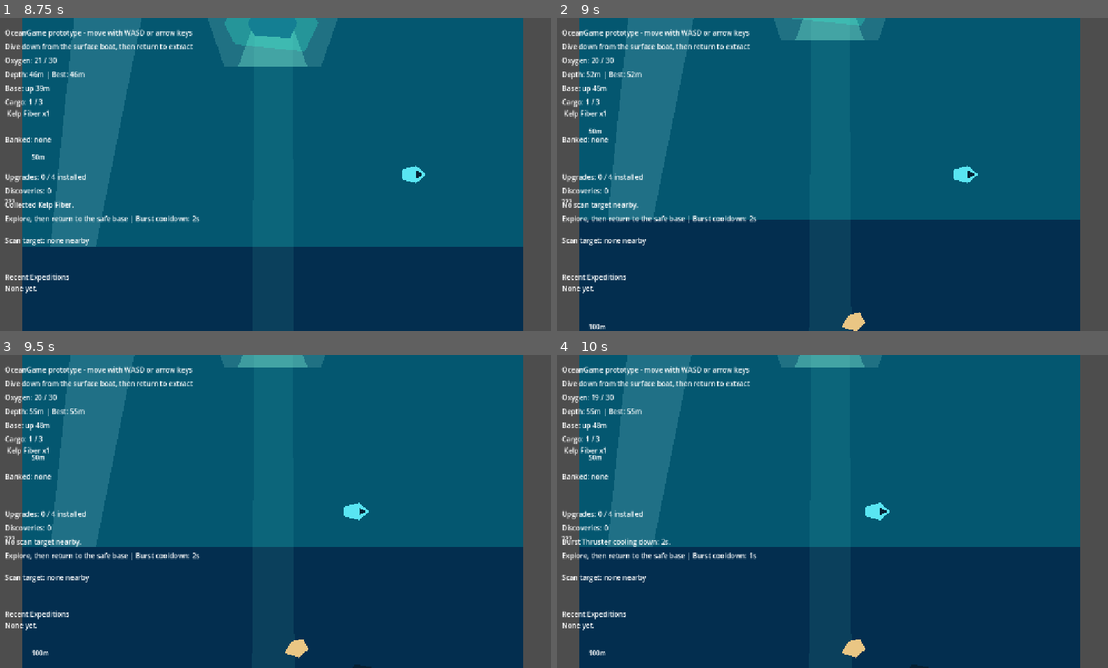
Above: before the commit, frames 1-4 (two rows, left to right).
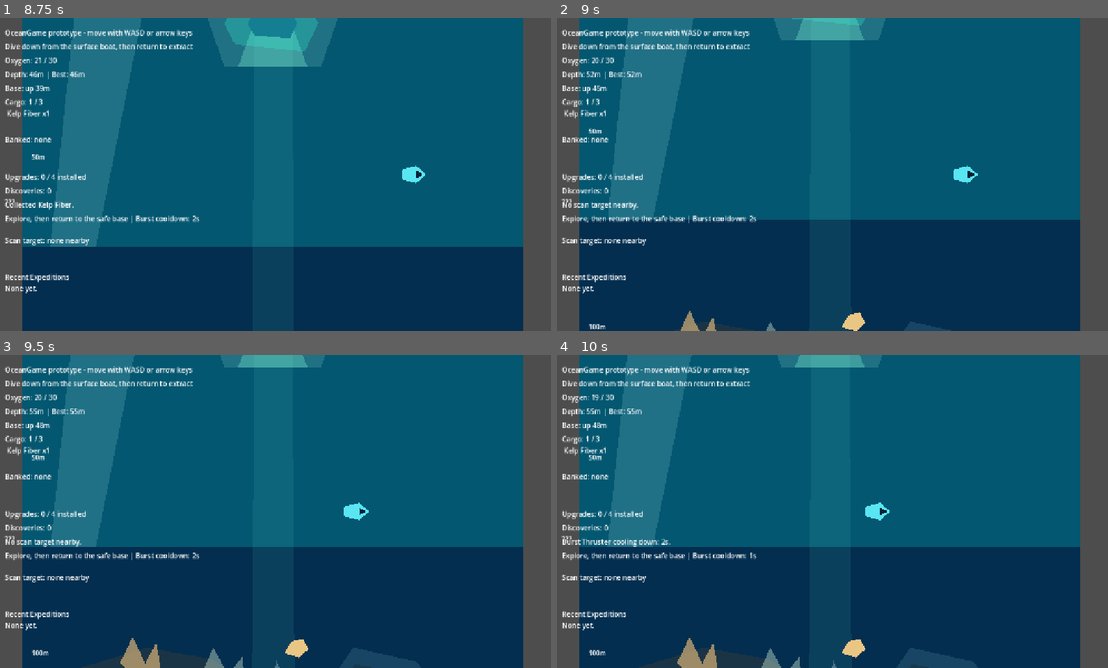
Above: after the commit, the same moments.

Repository: joeypshell/OceanGame
Game: Godot game, scene res://scenes/Main.tscn
Same seed, same stepped clock (60 frames per second), same inputs: the game is played once before the commit and once after it.
Inputs:
- Up to frame 1 (8.75 s): tap E (interact) at 0.5, 0.6, 2.1, 3.6, 5.1, 6.6, 8.1 s; hold D (move_right) 0.53-1.28 s; hold S (move_down) 1.28-2.03 s; tap F (scan) every 1.5 s from 1.35 to 7.35 s; hold D (move_right) 2.03-2.78 s; hold Space (burst_thruster) 2.78-3.53 s; tap R (restart_dive) at 3.5 s; hold A (move_left) 3.53-5.03 s; hold S (move_down) 5.03-5.78 s; hold D (move_right) 5.78-6.53 s; hold Space (burst_thruster) 6.53-7.28 s; hold D (move_right) 7.28-8.03 s; hold S (move_down) from 8.03 s (still down)
- Up to frame 2 (9 s): release S (move_down) at 8.78 s; hold A (move_left) from 8.78 s (still down); tap F (scan) at 8.85 s
- Up to frame 3 (9.5 s): keep holding A (move_left)
- Up to frame 4 (10 s): release A (move_left) at 9.53 s; hold Space (burst_thruster) from 9.53 s (still down); tap E (interact) at 9.6 s

Frame 1 is identical in both runs. In frame 2, 0.2% of the frame differs, in the area x 22-40%, y 93-100%; in frame 3, 0.6%, in the area x 21-68%, y 90-100%; in frame 4, 0.6%.

Commit message:
Resolve #65 Shell Reef pocket

Diff:
--- a/scenes/Main.tscn
+++ b/scenes/Main.tscn
@@ -74,6 +74,32 @@
 [node name="MidwaterWreckSilhouette" type="Polygon2D" parent="."]
 color = Color(0.02, 0.08, 0.12, 0.55)
 polygon = PackedVector2Array(850, 1060, 1160, 1120, 1118, 1210, 782, 1168)
+
+[node name="ShellReefPocket" type="Node2D" parent="."]
+
+[node name="ReefShelf" type="Polygon2D" parent="ShellReefPocket"]
+color = Color(0.18, 0.22, 0.24, 0.58)
+polygon = PackedVector2Array(154, 1068, 318, 1018, 486, 1048, 610, 1128, 744, 1110, 862, 1178, 748, 1242, 520, 1220, 394, 1186, 218, 1218, 90, 1168)
+
+[node name="ShellFanA" type="Polygon2D" parent="ShellReefPocket"]
+color = Color(0.82, 0.68, 0.46, 0.72)
+polygon = PackedVector2Array(250, 1058, 282, 990, 314, 1058, 342, 1006, 356, 1080, 302, 1100)
+
+[node name="ShellFanB" type="Polygon2D" parent="ShellReefPocket"]
+color = Color(0.72, 0.82, 0.76, 0.48)
+polygon = PackedVector2Array(458, 1086, 488, 1018, 526, 1086, 562, 1042, 570, 1120, 500, 1132)
+
+[node name="CoralShardA" type="Polygon2D" parent="ShellReefPocket"]
+color = Color(0.62, 0.74, 0.8, 0.44)
+polygon = PackedVector2Array(634, 1122, 650, 1050, 674, 1128, 710, 1070, 700, 1160, 662, 1168)
+
+[node name="CoralShardB" type="Polygon2D" parent="ShellReefPocket"]
+color = Color(0.9, 0.62, 0.5, 0.4)
+polygon = PackedVector2Array(760, 1182, 778, 1118, 802, 1184, 834, 1148, 822, 1222, 786, 1230)
+
+[node name="ReefCurrentGap" type="Polygon2D" parent="ShellReefPocket"]
+color = Color(0.72, 0.96, 1, 0.12)
+polygon = PackedVector2Array(846, 1018, 1008, 1054, 1138, 1232, 1074, 1302, 936, 1170, 790, 1098)
 
 [node name="DeepGlowHint" type="Polygon2D" parent="."]
 color = Color(0.52, 1, 0.22, 0.24)
Not shown, changed: docs/current/GAMEPLAY.md
Not shown, changed: docs/current/ROADMAP.md
Not shown, changed: docs/planning/PROJECT_STATUS_REVIEW_2026_06_25.md
